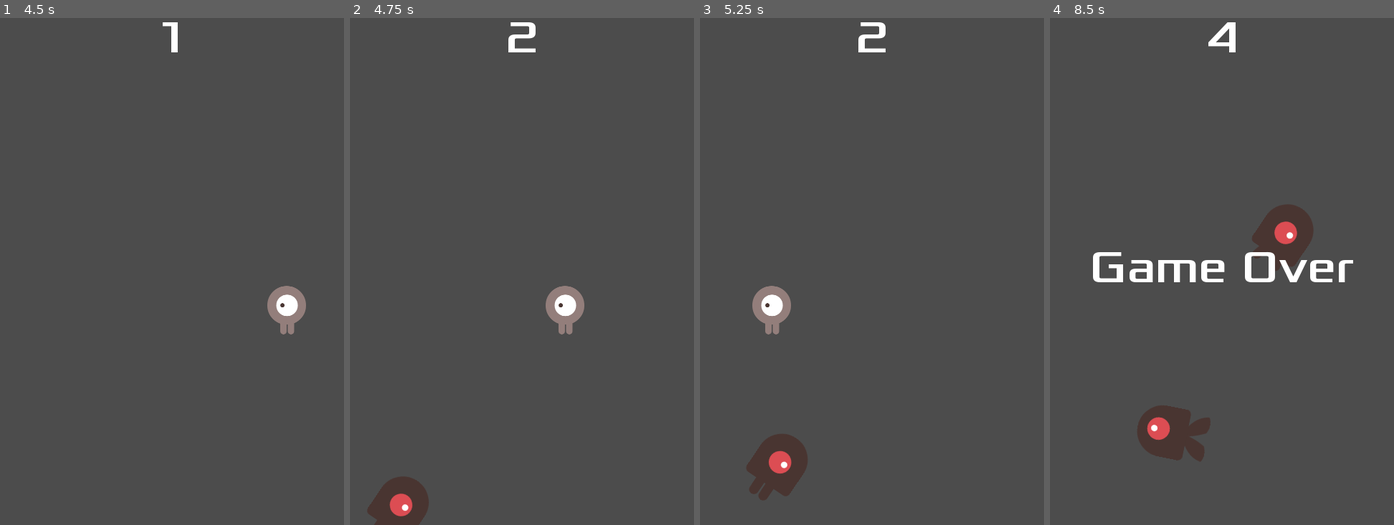
Above: before the commit, frames 1-4 (left to right).
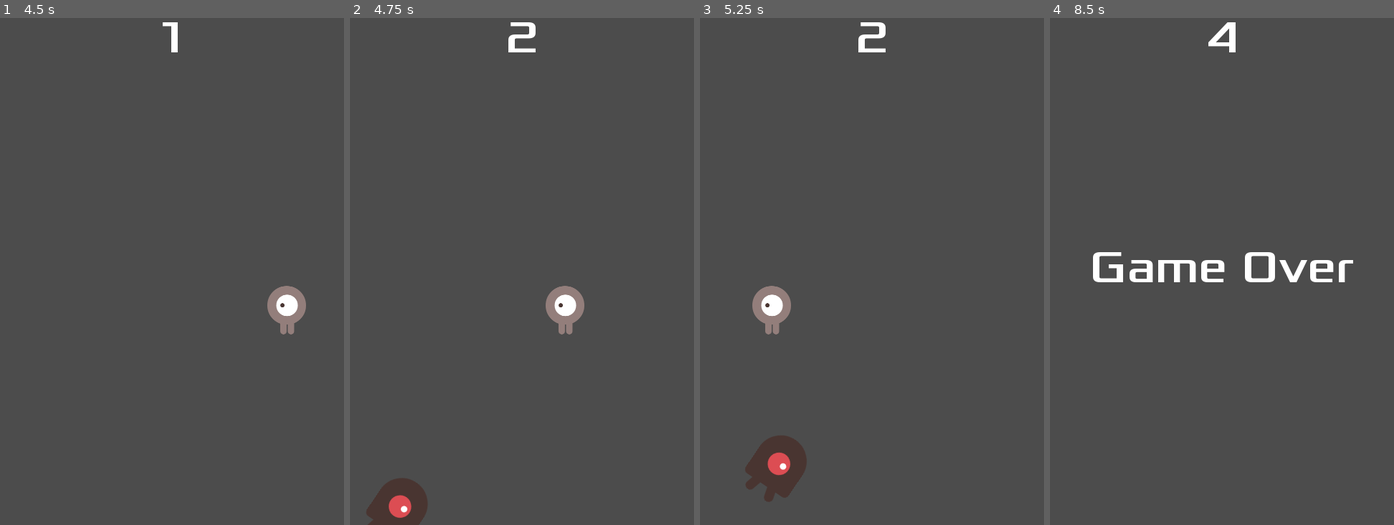
Above: after the commit, the same moments.

Repository: vibrunazo/godot-dodge
Game: Godot game, scene res://Main.tscn
Same seed, same stepped clock (60 frames per second), same inputs: the game is played once before the commit and once after it.
Inputs:
- Up to frame 1 (4.5 s): click "Start" at 0.5 s; tap Enter at 1.25 s; hold Right (ui_right) 1.28-2.03 s; hold Down (ui_down) 2.03-2.78 s; hold Right (ui_right) 2.78-3.53 s; tap Space at 3.5 s; hold Up (ui_up) 3.53-4.28 s; hold Left (ui_left) from 4.28 s (still down)
- Up to frame 2 (4.75 s): keep holding Left (ui_left)
- Up to frame 3 (5.25 s): keep holding Left (ui_left)
- Up to frame 4 (8.5 s): release Left (ui_left) at 5.78 s; hold Down (ui_down) 5.78-6.53 s; hold Right (ui_right) 6.53-7.28 s; hold Up (ui_up) 7.28-8.03 s; hold Right (ui_right) from 8.03 s (still down)

Frame 1 is identical in both runs. In frame 2, 0.1% of the frame differs, in the area x 4-23%, y 90-100%; in frame 3, 0.3%; in frame 4, 3.1%, in the area x 25-77%, y 36-88%.

Commit message:
call delete on mobs group

Diff:
--- a/Main.gd
+++ b/Main.gd
@@ -15,7 +15,7 @@
 	$ScoreTimer.stop()
 	$MobTimer.stop()
 	$HUD.show_game_over()
-	print("game over")
+	get_tree().call_group("mobs", "queue_free")
 
 func new_game():
 	score = 0
--- a/Mob.tscn
+++ b/Mob.tscn
@@ -30,7 +30,7 @@
 radius = 36.0
 height = 22.0
 
-[node name="Mob" type="RigidBody2D"]
+[node name="Mob" type="RigidBody2D" groups=["mobs"]]
 collision_mask = 0
 gravity_scale = 0.0
 script = ExtResource( 7 )
@@ -42,6 +42,7 @@
 scale = Vector2( 0.75, 0.75 )
 frames = SubResource( 1 )
 animation = "walk"
+frame = 1
 playing = true
 
 [node name="CollisionShape2D" type="CollisionShape2D" parent="."]
